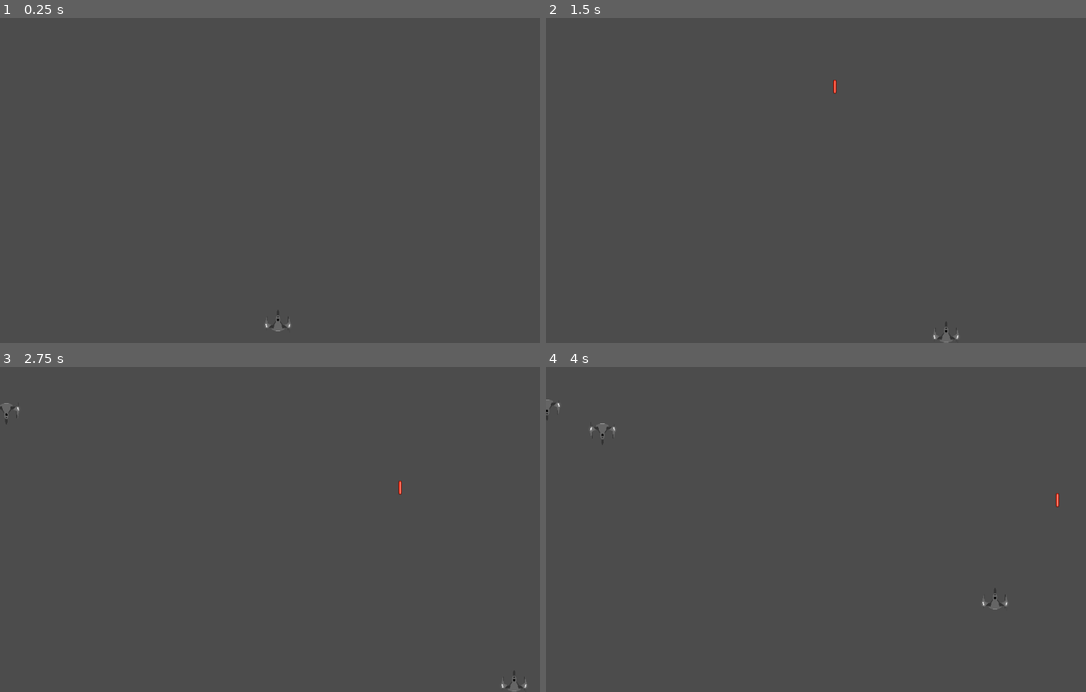
Above: before the commit, frames 1-4 (two rows, left to right).
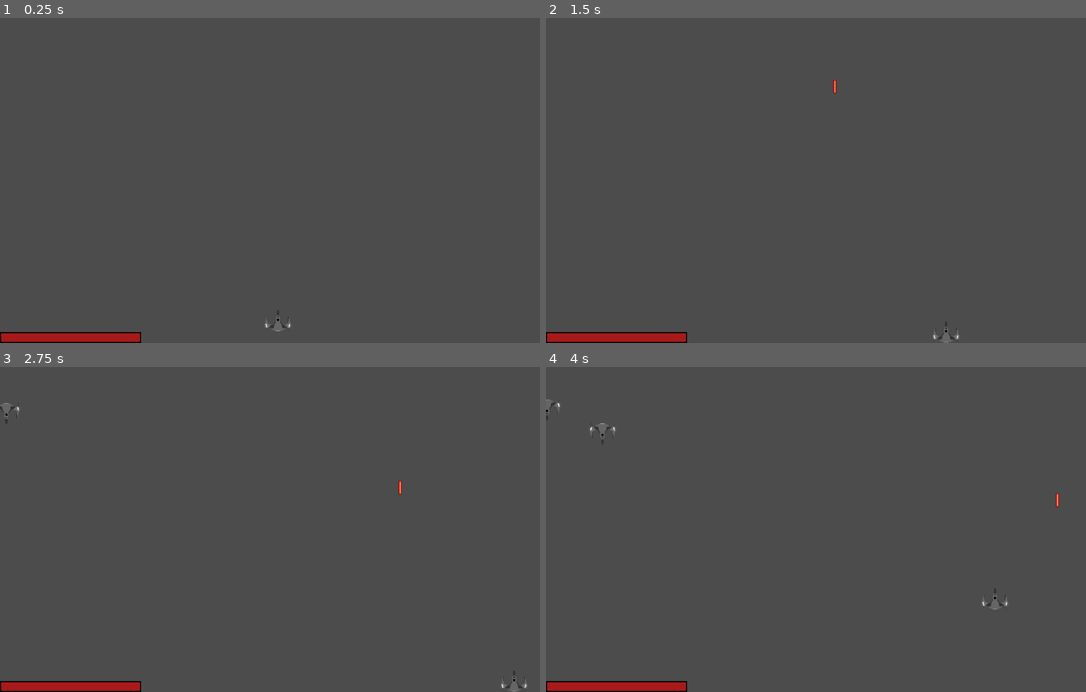
Above: after the commit, the same moments.

Repository: bstyn/SpaceShooter
Game: Godot game, scene res://src/nodes/MainScene.tscn
Same seed, same stepped clock (60 frames per second), same inputs: the game is played once before the commit and once after it.
Inputs (mouse positions are in pixels of both pictures, inside the frame that each line leads up to):
- Up to frame 1 (0.25 s): no input
- Up to frame 2 (1.5 s): tap Enter at 0.5, 1.35 s; move the mouse to (945, 164) at 0.52 s; hold D (move_right) 0.53-1.28 s; tap Space (shoot) at 0.6 s; click (945, 164) at 0.67 s; move the mouse to (713, 196) at 1.27 s; hold S (move_down) from 1.28 s (still down)
- Up to frame 3 (2.75 s): tap Space (shoot) at 2, 2.1 s; move the mouse to (334, 458) at 2.02 s; release S (move_down) at 2.03 s; hold D (move_right) from 2.03 s (still down)
- Up to frame 4 (4 s): move the mouse to (794, 594) at 2.77 s; release D (move_right) at 2.78 s; hold W (move_up) 2.78-3.53 s; tap Enter at 2.85 s; click (794, 594) at 2.92 s; move the mouse to (988, 578) at 3.52 s; hold A (move_left) from 3.53 s (still down); tap Space (shoot) at 3.6 s

The runs differ from the first frame. In frame 1, 0.9% of the frame differs, in the area x 0-27%, y 96-100%; in frame 2, 0.9%; in frame 3, 0.9%; in frame 4, 0.9%.

Commit message:
Added Healthbar and GameScore

Diff:
--- a/Project_Interceptor/project.godot
+++ b/Project_Interceptor/project.godot
@@ -13,6 +13,10 @@
 config/name="Project Interceptor"
 run/main_scene="res://src/nodes/MainScene.tscn"
 config/icon="res://src/icon.png"
+
+[autoload]
+
+Global="*res://src/scripts/Global.gd"
 
 [editor_plugins]
 
--- /dev/null
+++ b/Project_Interceptor/src/nodes/HealthBar.gd
@@ -0,0 +1,8 @@
+extends ProgressBar
+
+func _process(delta):
+
+	var Player = get_node('../../Player_spaceship')
+	var max_health = Player.max_health
+	var current_health = Player.current_health
+	self.value = current_health * 100/max_health
--- a/Project_Interceptor/src/nodes/MainScene.tscn
+++ b/Project_Interceptor/src/nodes/MainScene.tscn
@@ -1,8 +1,26 @@
-[gd_scene load_steps=4 format=2]
+[gd_scene load_steps=9 format=2]
 
 [ext_resource path="res://src/nodes/Player_spaceship.tscn" type="PackedScene" id=1]
+[ext_resource path="res://src/nodes/Score.tscn" type="PackedScene" id=2]
 [ext_resource path="res://src/nodes/Player_area.tscn" type="PackedScene" id=3]
+[ext_resource path="res://addons/terminal/theme/theme.tres" type="Theme" id=4]
 [ext_resource path="res://src/scripts/enemy/Spawn.gd" type="Script" id=5]
+[ext_resource path="res://src/nodes/HealthBar.gd" type="Script" id=6]
+
+[sub_resource type="StyleBoxFlat" id=1]
+bg_color = Color( 0.662745, 0.105882, 0.105882, 1 )
+border_width_left = 2
+border_width_top = 2
+border_width_right = 2
+border_width_bottom = 2
+border_color = Color( 0, 0, 0, 1 )
+
+[sub_resource type="StyleBoxFlat" id=2]
+bg_color = Color( 0.254902, 0.25098, 0.25098, 1 )
+border_width_top = 2
+border_width_right = 2
+border_width_bottom = 2
+border_color = Color( 0, 0, 0, 1 )
 
 [node name="MainScene" type="Node2D"]
 script = ExtResource( 5 )
@@ -17,4 +35,25 @@
 wait_time = 1.4
 autostart = true
 
+[node name="GUI" type="CanvasLayer" parent="."]
+
+[node name="Score" parent="GUI" instance=ExtResource( 2 )]
+margin_right = -5.0
+grow_horizontal = 0
+text = "0"
+align = 2
+valign = 1
+
+[node name="ProgressBar" type="ProgressBar" parent="GUI"]
+anchor_top = 1.0
+anchor_bottom = 1.0
+margin_top = -20.0
+margin_right = 260.0
+theme = ExtResource( 4 )
+custom_styles/fg = SubResource( 1 )
+custom_styles/bg = SubResource( 2 )
+value = 66.0
+percent_visible = false
+script = ExtResource( 6 )
+
 [connection signal="timeout" from="EnemyTimer" to="." method="_on_EnemyTimer_timeout"]
--- /dev/null
+++ b/Project_Interceptor/src/nodes/Score.tscn
@@ -0,0 +1,22 @@
+[gd_scene load_steps=4 format=2]
+
+[ext_resource path="res://src/scripts/Score.gd" type="Script" id=1]
+[ext_resource path="res://src/assets/fonts/Interceptor Bold.otf" type="DynamicFontData" id=2]
+
+[sub_resource type="DynamicFont" id=1]
+size = 20
+outline_size = 1
+outline_color = Color( 0.14902, 0.14902, 0.14902, 1 )
+extra_spacing_char = 1
+font_data = ExtResource( 2 )
+
+[node name="Score" type="Label"]
+anchor_left = 1.0
+anchor_top = 1.0
+anchor_right = 1.0
+anchor_bottom = 1.0
+margin_left = -153.0
+margin_top = -21.0
+custom_fonts/font = SubResource( 1 )
+text = "000000000"
+script = ExtResource( 1 )
--- /dev/null
+++ b/Project_Interceptor/src/scripts/Global.gd
@@ -0,0 +1,3 @@
+extends Node
+
+var Score = 0
--- /dev/null
+++ b/Project_Interceptor/src/scripts/Score.gd
@@ -0,0 +1,6 @@
+extends Label
+
+func _process(delta):
+
+	var NewScore = int(Global.Score)
+	self.text = str(NewScore)
--- a/Project_Interceptor/src/scripts/enemy/Enemy_spaceship.gd
+++ b/Project_Interceptor/src/scripts/enemy/Enemy_spaceship.gd
@@ -18,6 +18,7 @@
 		area.get_parent().queue_free()
 		health -= 1
 		if health == 0:
+			Global.Score += 1
 			queue_free()
 
 func shoot():
--- a/Project_Interceptor/src/scripts/player/Player_spaceship.gd
+++ b/Project_Interceptor/src/scripts/player/Player_spaceship.gd
@@ -6,7 +6,8 @@
 
 var vec : Vector2 = Vector2()
 
-var health = 3
+var max_health = 3
+var current_health = 3
 
 var can_fire = true
 
@@ -43,7 +44,7 @@
 func _on_Area2D_area_entered(area):
 	if area.name == "enemy_laser_bullet_area":
 		area.get_parent().queue_free()
-		#health -= 1
-		if health == 0:
+		current_health -= 1
+		if current_health == 0:
 			queue_free()
 	pass
